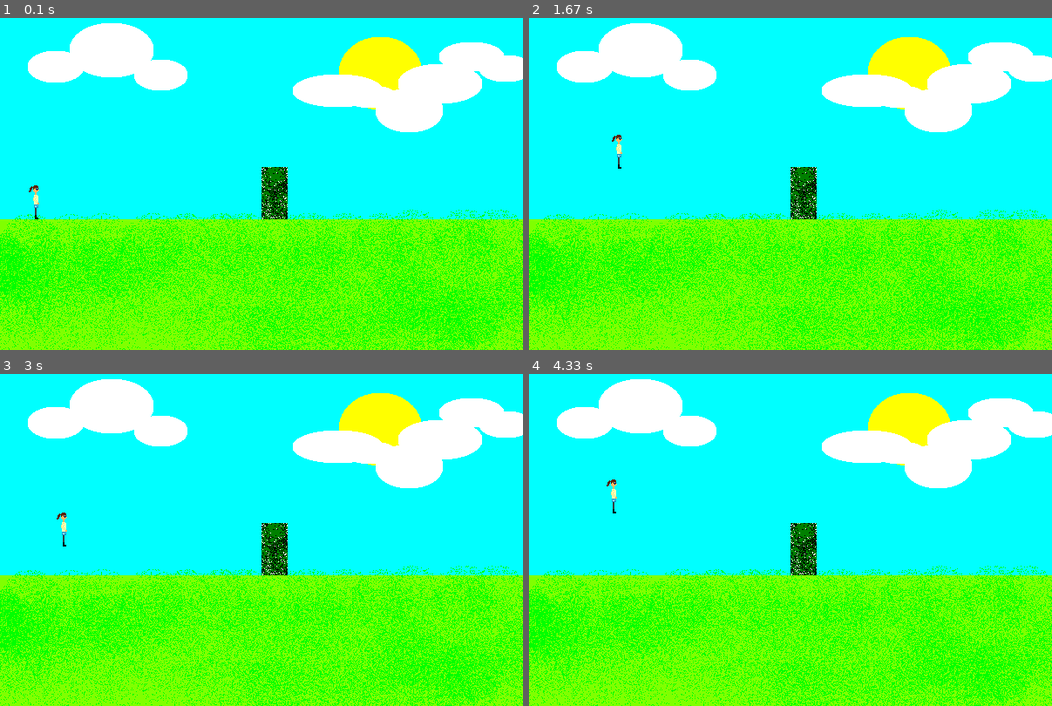
Above: before the commit, frames 1-4 (two rows, left to right).
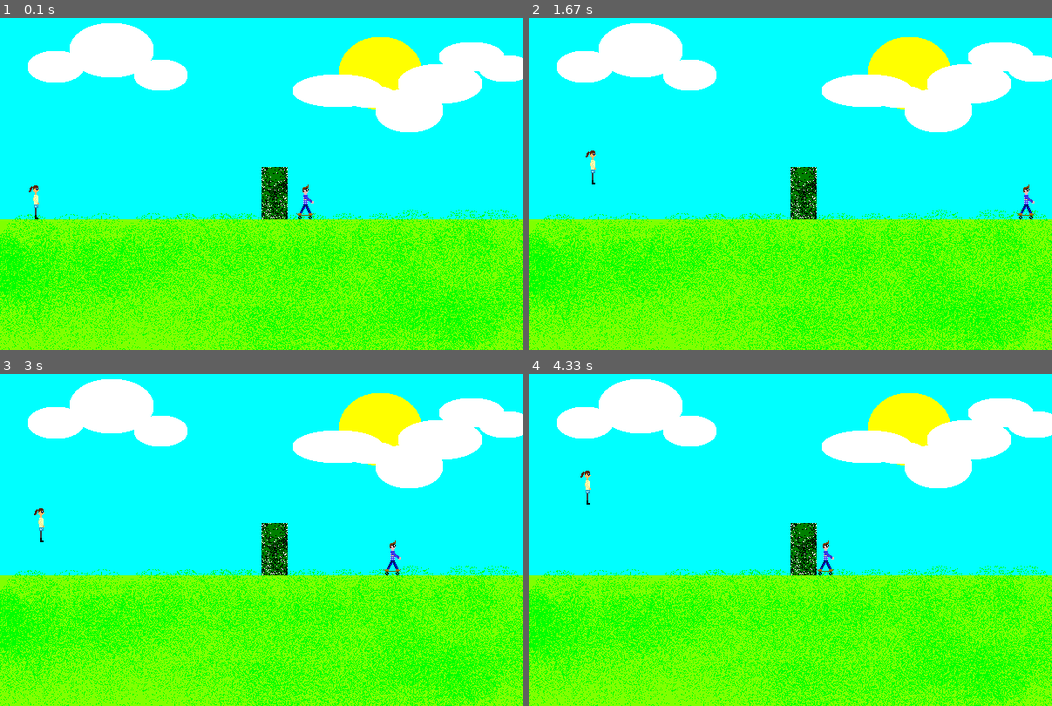
Above: after the commit, the same moments.

Repository: nagellack/SarahGame
Game: pygame game, started from Project/main.py
The game is run twice, just before and just after one commit, with the same random seed, the same clock (stepped at 60 frames per second) and the same inputs. The source is Python 2; it was converted automatically to run under Python 3.
Inputs:
- Up to frame 1 (0.1 s): no input
- Up to frame 2 (1.67 s): hold Right 0.33-0.8 s; hold Up 0.83-1.13 s; hold Right 1.17-1.63 s
- Up to frame 3 (3 s): hold Left 1.67-2.2 s; hold Down 2.23-2.53 s; hold Left 2.57-2.97 s
- Up to frame 4 (4.33 s): hold Up 3-3.37 s; hold Right 3.4-4.03 s; hold Down from 4.07 s (still down)

The runs differ from the first frame. In frame 1, 0.1% of the frame differs, in the area x 56-60%, y 50-61%; in frame 2, 0.3%, in the area x 10-97%, y 35-61%; in frame 3, 0.3%; in frame 4, 0.3%.

Commit message:
Pawletchen

Diff:
--- a/Project/Charactor.py
+++ b/Project/Charactor.py
@@ -15,7 +15,6 @@
 
     def gravity(self, sector):
         if self.isjumping==0:
-            print 'gravity'
             newy = self.y+2
             if sector.hasObstacle([self.x,newy],self.width,self.height)==0:
                 self.y = newy
--- a/Project/Enemy.py
+++ b/Project/Enemy.py
@@ -0,0 +1,42 @@
+class Enemy:
+    def __init__(self):
+        self.name = "Pawlettchen"
+        self.x = 400
+        self.absoultex = self.x
+        self.y = 210
+        self.steplength = 10
+        self.jumpheight = 15
+        self.nailcolor = "Red"
+        self.image = 'pawlettchen.png'
+        self.width = 20
+        self.height = 40
+        self.maximumjumpheight = 60
+        self.direction = "Left"
+
+    def move(self,sector):
+        print self.x
+        a = 1
+        if self.direction == "Right":
+            newx = self.x + self.steplength
+            newy = self.y
+            if sector.hasObstacle([newx,newy],self.width,self.height)==0:
+                self.x = newx
+                self.y = newy
+            else:
+                self.direction="Left"
+                a = 0
+            if newx >=600-self.width:
+                self.direction="Left"
+                a = 0
+
+        if self.direction == "Left":
+            newx = self.x - self.steplength
+            newy = self.y
+            if sector.hasObstacle([newx,newy],self.width,self.height)==0:
+                self.x = newx
+                self.y = newy
+            else:
+                self.direction="Right"
+                a =  0
+
+        return a
--- a/Project/Game.py
+++ b/Project/Game.py
@@ -1,5 +1,6 @@
 import EventManager
 import Charactor
+import Enemy
 import Map
 
 class Game:
@@ -7,6 +8,7 @@
         self.evManager = evManager
         self.evManager.registerListener(self)
         self.charactor = Charactor.Charactor()
+        self.enemy = Enemy.Enemy()
         self.mappe = Map.Map()
         #reward initialisieren
         #enemies initialisieren (Array von Enemies)
@@ -49,3 +51,8 @@
             currentS = self.getCurrentSectors()
             if self.charactor.jump(currentS):
                 self.evManager.post("MoveEvent")
+        elif event == "Enemy":
+            currentS = self.getCurrentSectors()
+            if self.enemy.move(currentS):
+                print 1
+                self.evManager.post("MoveEvent")
--- a/Project/KeyboardController.py
+++ b/Project/KeyboardController.py
@@ -13,6 +13,7 @@
         ev=None
         if event=="TickEvent":
             self.evManager.post('Gravity')
+            self.evManager.post('Enemy')
             if self.jumpstarted!=0:
                 key = pygame.key.get_pressed()
                 ev = 'Jump'
--- a/Project/PygameView.py
+++ b/Project/PygameView.py
@@ -17,6 +17,12 @@
         self.charrect.topleft = (self.character.x,self.character.y)
         self.screen.blit(self.charimage,self.charrect)
 
+        self.enemy = self.game.enemy
+        self.enemimage = pygame.image.load(self.enemy.image)
+        self.enemrect = self.enemimage.get_rect()
+        self.enemrect.topleft = (self.enemy.x,self.enemy.y)
+        self.screen.blit(self.enemimage,self.enemrect)
+
         obstacles = self.sector.obstacles
         for obst in obstacles:
             obstimage = pygame.image.load(obst.image)
@@ -32,8 +38,14 @@
     def Notify(self, event):
         if event == 'MoveEvent':
             self.charrect.topleft = (self.character.x,self.character.y)
+
             self.screen.blit(pygame.image.load(self.sector.image),[0,0,600,400])
+
             self.screen.blit(self.charimage,self.charrect)
+
+            self.enemrect.topleft = (self.enemy.x,self.enemy.y)
+            self.screen.blit(self.enemimage,self.enemrect)
+
             obstacles = self.sector.obstacles
             for obst in obstacles:
                 obstimage = pygame.image.load(obst.image)
Not shown, added: Project/CPUSpinnerController.pyc
Not shown, added: Project/Enemy.pyc
Not shown, added: Project/EventManager.pyc
Not shown, added: Project/Game.pyc
Not shown, added: Project/KeyboardController.pyc
Not shown, added: Project/Map.pyc
Not shown, added: Project/Obstacle.pyc
Not shown, added: Project/PygameView.pyc
Not shown, added: Project/Sector.pyc
